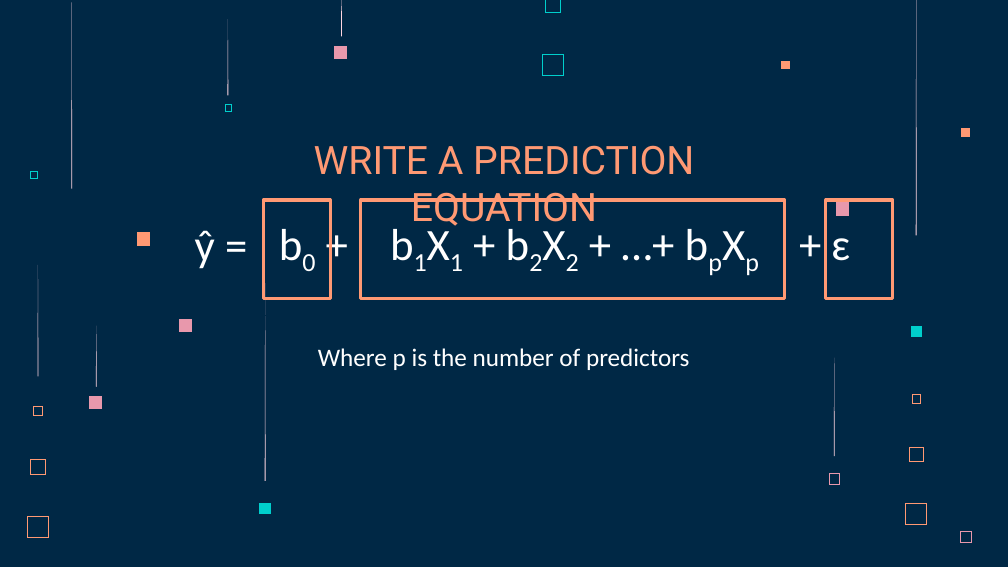
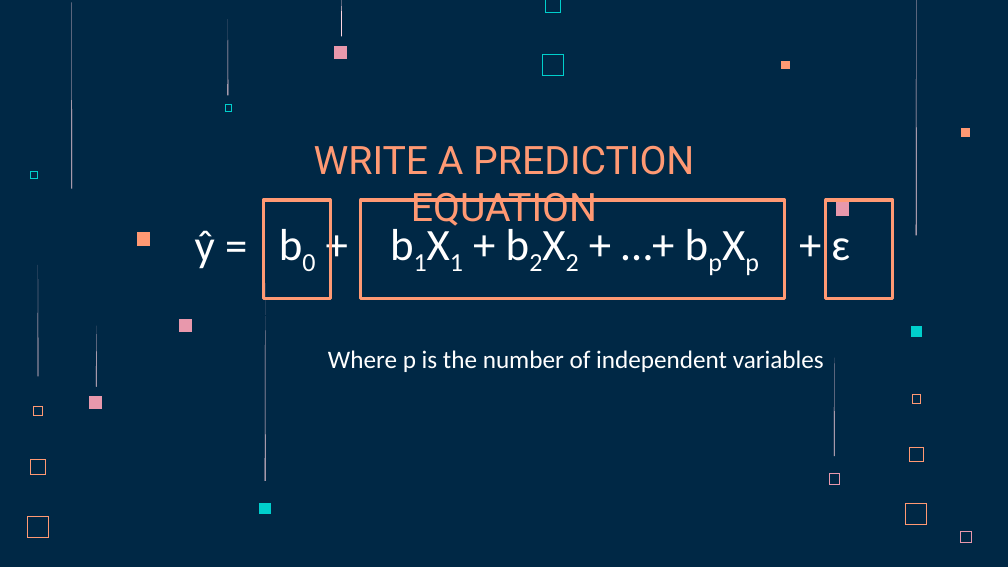
Before and after one commit to mlb12/Team-12-TP01, a slide deck: slide 3 of Team 12 - TP01 Presentation.pptx. Drawn at 1008x567 pixels with LibreOffice and Linux fonts; fonts in the diff are those of the drawing. Boxes give left, top, right and bottom in pixels: in the first picture for what was removed or moved away, otherwise in the second. Text is boxed around its words. In the diff, an @@ line names an element or a change of style, - is before the commit and + after.

```diff
--- a/Team 12 - TP01 Presentation.pptx
+++ b/Team 12 - TP01 Presentation.pptx
@@ text at (328, 350, 824, 372): text changed @@
-Where p is the number of predictors
+Where p is the number of independent variables
```
Also in this commit, not shown: 2 other slides changed.
